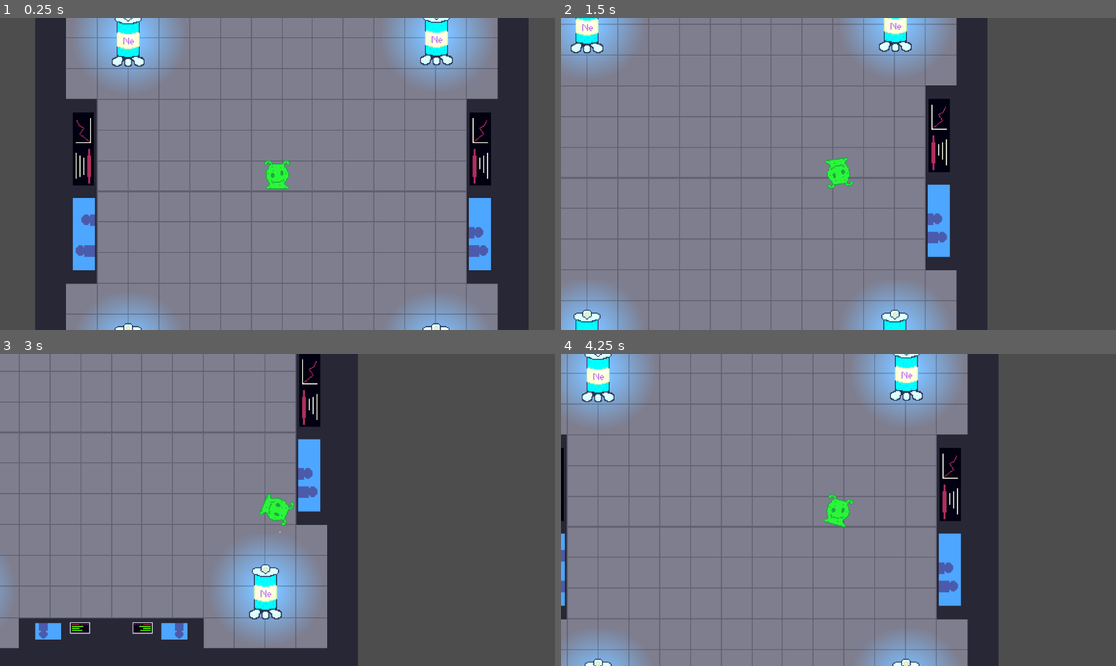
Above: before the commit, frames 1-4 (two rows, left to right).
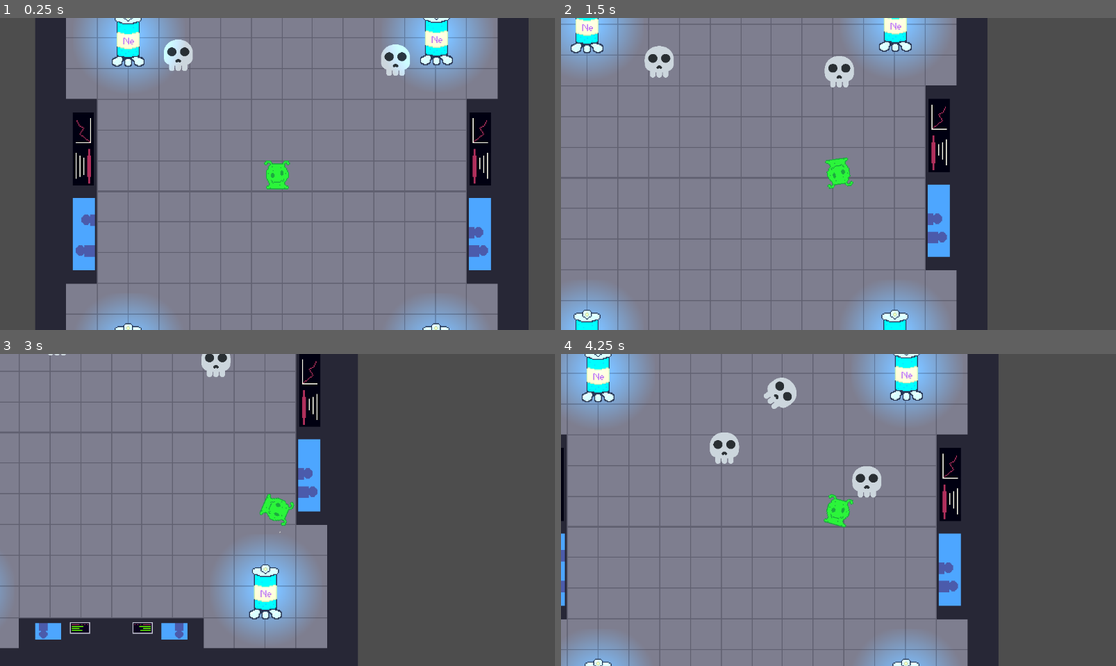
Above: after the commit, the same moments.

Repository: ACM-Game-Dev/FullyhacksSpring2024
Game: Godot game, scene res://map.tscn
The game is run twice, just before and just after one commit, with the same random seed, the same clock (stepped at 60 frames per second) and the same inputs.
Inputs (mouse positions are in pixels of both pictures, inside the frame that each line leads up to):
- Up to frame 1 (0.25 s): no input
- Up to frame 2 (1.5 s): move the mouse to (960, 158) at 0.52 s; hold Right (ui_right) 0.53-1.28 s; click (960, 158) at 0.67 s; move the mouse to (727, 189) at 1.27 s; hold Down (ui_down) from 1.28 s (still down)
- Up to frame 3 (3 s): move the mouse to (333, 441) at 2.02 s; release Down (ui_down) at 2.03 s; hold Right (ui_right) 2.03-2.78 s; move the mouse to (249, 572) at 2.77 s; hold Up (ui_up) from 2.78 s (still down); click (249, 572) at 2.92 s
- Up to frame 4 (4.25 s): move the mouse to (1005, 556) at 3.52 s; release Up (ui_up) at 3.53 s; hold Left (ui_left) from 3.53 s (still down)

The runs differ from the first frame. In frame 1, 0.8% of the frame differs, in the area x 29-74%, y 6-19%; in frame 2, 0.8%; in frame 3, 0.3%; in frame 4, 1.3%, in the area x 26-58%, y 7-47%.

Commit message:
Moved some nodes under parent node due to mob dependencies

Diff:
--- a/FullyHacks/MrSuck.tscn
+++ b/FullyHacks/MrSuck.tscn
@@ -30,6 +30,7 @@
 shape = SubResource("CircleShape2D_yiflq")
 
 [node name="Siphon" type="Timer" parent="PlayerDetection"]
+wait_time = 30.0
 one_shot = true
 
 [node name="Attack Timer" type="Timer" parent="PlayerDetection"]
--- a/FullyHacks/Ranged.tscn
+++ b/FullyHacks/Ranged.tscn
@@ -7,7 +7,7 @@
 size = Vector2(63, 77)
 
 [sub_resource type="CircleShape2D" id="CircleShape2D_ro2e7"]
-radius = 463.846
+radius = 301.106
 
 [node name="Ranged" type="CharacterBody2D"]
 collision_layer = 0
--- a/FullyHacks/map.tscn
+++ b/FullyHacks/map.tscn
@@ -1,9 +1,12 @@
-[gd_scene load_steps=7 format=3 uid="uid://bkk3uhvumqs3t"]
+[gd_scene load_steps=10 format=3 uid="uid://bkk3uhvumqs3t"]
 
 [ext_resource type="Script" path="res://GameManager.gd" id="1_ty2ar"]
 [ext_resource type="PackedScene" uid="uid://cmsssbsoe6chl" path="res://Character/player.tscn" id="1_uajbq"]
 [ext_resource type="PackedScene" uid="uid://dx1lwwrqt5a4k" path="res://spire.tscn" id="2_yeweq"]
 [ext_resource type="Texture2D" uid="uid://hcltwokxstf4" path="res://Art/map.png" id="4_4x3vx"]
+[ext_resource type="PackedScene" uid="uid://qr8b2k8jlhb3" path="res://MrSuck.tscn" id="5_d8wmm"]
+[ext_resource type="PackedScene" uid="uid://dnxmeb0se2fbr" path="res://Melee.tscn" id="5_p1883"]
+[ext_resource type="PackedScene" uid="uid://bibxc03qearqg" path="res://Ranged.tscn" id="6_lvywd"]
 
 [sub_resource type="RectangleShape2D" id="RectangleShape2D_khguq"]
 size = Vector2(19.25, 21)
@@ -20,6 +23,7 @@
 texture = ExtResource("4_4x3vx")
 
 [node name="Player" parent="." instance=ExtResource("1_uajbq")]
+unique_name_in_owner = true
 position = Vector2(-11, -9)
 
 [node name="MainWalls" type="Node2D" parent="."]
@@ -218,18 +222,6 @@
 position = Vector2(22, -212)
 scale = Vector2(10, 1)
 shape = SubResource("RectangleShape2D_vj1wa")
-
-[node name="Spire1" parent="." instance=ExtResource("2_yeweq")]
-position = Vector2(327, -292)
-
-[node name="Spire2" parent="." instance=ExtResource("2_yeweq")]
-position = Vector2(-313, -289)
-
-[node name="Spire3" parent="." instance=ExtResource("2_yeweq")]
-position = Vector2(-313, 358)
-
-[node name="Spire4" parent="." instance=ExtResource("2_yeweq")]
-position = Vector2(326, 358)
 
 [node name="TimeIncrement" type="Timer" parent="."]
 wait_time = 0.1
@@ -237,4 +229,31 @@
 
 [node name="Node" type="Node" parent="TimeIncrement"]
 
+[node name="Melee" parent="." instance=ExtResource("5_p1883")]
+position = Vector2(-226, -267)
+
+[node name="MrSuck" parent="." instance=ExtResource("5_d8wmm")]
+position = Vector2(-36, -555)
+
+[node name="Ranged" parent="." instance=ExtResource("6_lvywd")]
+position = Vector2(-17, -425)
+
+[node name="Melee2" parent="." instance=ExtResource("5_p1883")]
+position = Vector2(242, -256)
+
+[node name="Spires" type="Node2D" parent="."]
+unique_name_in_owner = true
+
+[node name="Spire1" parent="Spires" instance=ExtResource("2_yeweq")]
+position = Vector2(327, -292)
+
+[node name="Spire2" parent="Spires" instance=ExtResource("2_yeweq")]
+position = Vector2(-313, -289)
+
+[node name="Spire3" parent="Spires" instance=ExtResource("2_yeweq")]
+position = Vector2(-313, 358)
+
+[node name="Spire4" parent="Spires" instance=ExtResource("2_yeweq")]
+position = Vector2(326, 358)
+
 [connection signal="timeout" from="TimeIncrement" to="." method="_on_time_increment_timeout"]
--- a/FullyHacks/spire.tscn
+++ b/FullyHacks/spire.tscn
@@ -44,6 +44,21 @@
 fill = 1
 fill_from = Vector2(0.5, 0.488532)
 
+[sub_resource type="Animation" id="Animation_xd37j"]
+length = 0.001
+tracks/0/type = "value"
+tracks/0/imported = false
+tracks/0/enabled = true
+tracks/0/path = NodePath("AnimatedSprite2D:frame")
+tracks/0/interp = 1
+tracks/0/loop_wrap = true
+tracks/0/keys = {
+"times": PackedFloat32Array(0),
+"transitions": PackedFloat32Array(1),
+"update": 1,
+"values": [1]
+}
+
 [sub_resource type="Animation" id="Animation_rdp30"]
 resource_name = "spireGlow"
 length = 0.6
@@ -59,21 +74,6 @@
 "transitions": PackedFloat32Array(1, 1, 1),
 "update": 1,
 "values": [0, 1, 2]
-}
-
-[sub_resource type="Animation" id="Animation_xd37j"]
-length = 0.001
-tracks/0/type = "value"
-tracks/0/imported = false
-tracks/0/enabled = true
-tracks/0/path = NodePath("AnimatedSprite2D:frame")
-tracks/0/interp = 1
-tracks/0/loop_wrap = true
-tracks/0/keys = {
-"times": PackedFloat32Array(0),
-"transitions": PackedFloat32Array(1),
-"update": 1,
-"values": [1]
 }
 
 [sub_resource type="AnimationLibrary" id="AnimationLibrary_5sy3f"]
